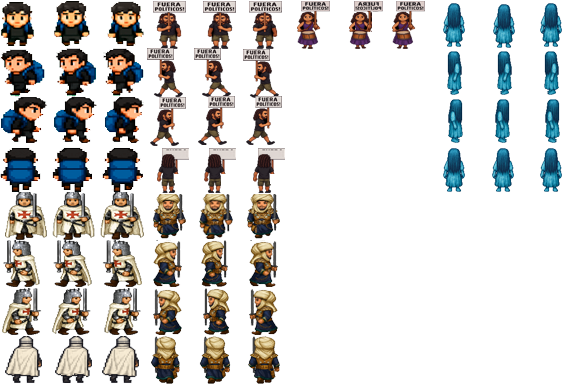
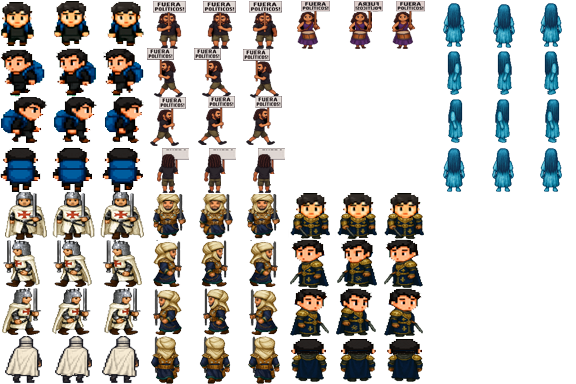
Layered file, before and after one edit (576×384). Changes by layer:
added layer "Capa 70 copia 2" above "Capa 70 copia" over <box>340,338,376,382</box>
added layer "Capa 70 copia" above "Capa 70" over <box>387,338,423,382</box>
added layer "Capa 70" above "Capa 66 copia 3" over <box>291,338,327,382</box>
added layer "Capa 66 copia 3" above "Capa 66 copia 2" over <box>290,288,329,337</box>
added layer "Capa 66 copia 2" above "Capa 69 copia" over <box>384,288,423,337</box>
added layer "Capa 69 copia" above "Capa 66 copia" over <box>336,288,376,336</box>
added layer "Capa 66 copia" above "Capa 66" over <box>384,239,423,288</box>
added layer "Capa 66" above "Capa 65" over <box>290,239,329,288</box>
added layer "Capa 65" above "Cabezaf copia" over <box>337,193,377,239</box>
added layer "Cabezaf copia" above "Cabezaf" over <box>384,193,424,239</box>
added layer "Cabezaf" above "Capa 69" over <box>290,193,330,239</box>
added layer "Capa 69" above "Capa 1" over <box>337,239,377,287</box>
